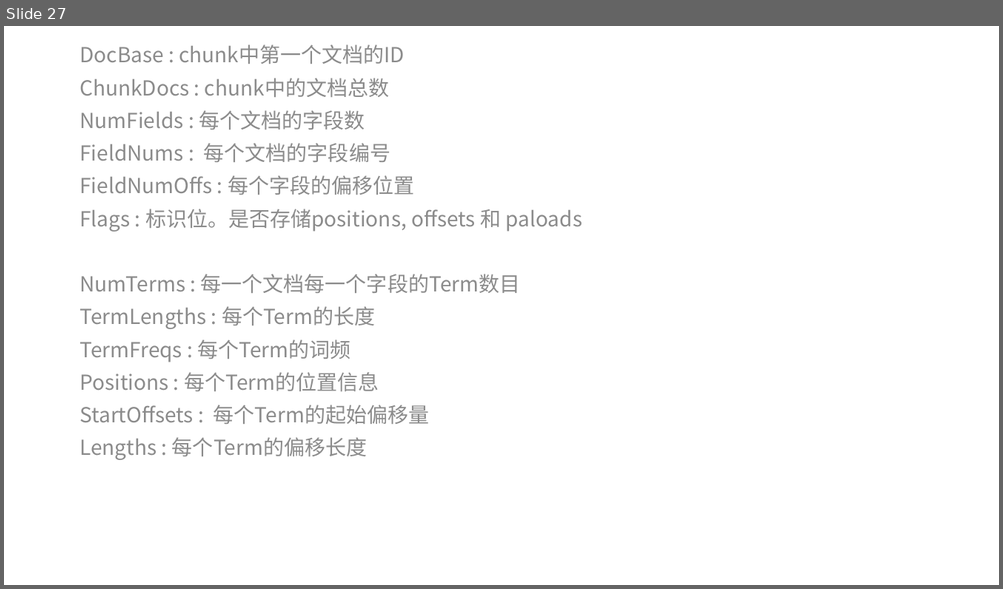
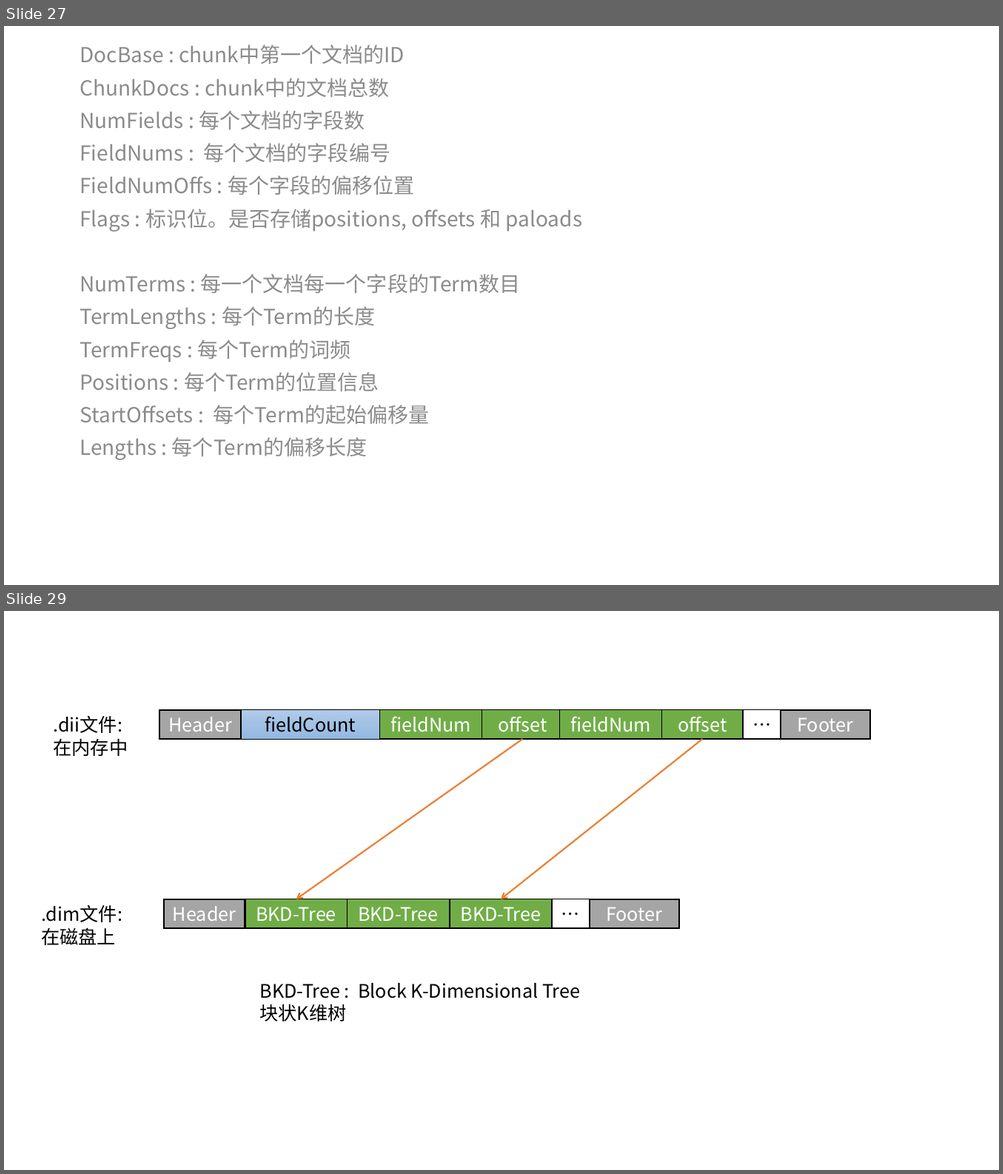
Before and after one commit to zouxiang1993/lucene-8.0.0, a slide deck: core/notes/lucene/codec/索引文件格式/Lucene索引文件.pptx. Shown one above the other, each under a label of ours: slide 27 before the commit, slides 27 and 29 after it; the slides between them are not shown. The pictures are 1003x589 and 1003x1174 pixels, drawn with LibreOffice and Linux fonts; fonts in the diff are those of the drawing. Boxes give left, top, right and bottom in pixels: in the first picture for what was removed or moved away, otherwise in the second. Text is boxed around its words. In the diff, an @@ line names an element or a change of style, - is before the commit and + after.

Commit message:
point values索引文件格式

```diff
--- a/core/notes/lucene/codec/索引文件格式/Lucene索引文件.pptx
+++ b/core/notes/lucene/codec/索引文件格式/Lucene索引文件.pptx
@@ slide 29 added at <box>4,611,999,1170</box>, background #FFFFFF @@
@@ text added at <box>54,715,128,756</box>, 18 pt, text #000000 @@
+.dii文件:
+在内存中
@@ rectangle added at <box>160,710,242,739</box>, fill #A5A5A5, outline #000000 1.5 pt, 18 pt, text #FFFFFF @@
+Header
@@ rectangle added at <box>241,710,379,739</box>, fill gradient #B1CBE9 to #A3C1E5 to #93B9E4, outline #000000 0.5 pt, 18 pt, text #000000 @@
+fieldCount
@@ rectangle added at <box>380,710,482,739</box>, fill #70AD47, outline #000000 1 pt, 18 pt, text #FFFFFF @@
+fieldNum
@@ rectangle added at <box>481,710,563,739</box>, fill #70AD47, outline #000000 1 pt, 18 pt, text #FFFFFF @@
+offset
@@ rectangle added at <box>560,710,662,739</box>, fill #70AD47, outline #000000 1 pt, 18 pt, text #FFFFFF @@
+fieldNum
@@ rectangle added at <box>662,710,743,739</box>, fill #70AD47, outline #000000 1 pt, 18 pt, text #FFFFFF @@
+offset
@@ rectangle added at <box>743,710,780,739</box>, fill #FFFFFF, outline #000000 1 pt, 18 pt, text #000000 @@
+…
@@ rectangle added at <box>781,710,871,739</box>, fill #A5A5A5, outline #000000 1.5 pt, 18 pt, text #FFFFFF @@
+Footer
@@ arrow added from (523, 739) to (296, 900), #ED7D31 1.5 pt @@
@@ arrow added from (703, 739) to (501, 900), #ED7D31 1.5 pt @@
@@ text added at <box>41,905,122,945</box>, 18 pt, text #000000 @@
+.dim文件:
+在磁盘上
@@ rectangle added at <box>164,900,245,929</box>, fill #A5A5A5, outline #000000 1.5 pt, 18 pt, text #FFFFFF @@
+Header
@@ rectangle added at <box>245,900,347,929</box>, fill #70AD47, outline #000000 1 pt, 18 pt, text #FFFFFF @@
+BKD-Tree
@@ rectangle added at <box>347,900,449,929</box>, fill #70AD47, outline #000000 1 pt, 18 pt, text #FFFFFF @@
+BKD-Tree
@@ rectangle added at <box>449,900,552,929</box>, fill #70AD47, outline #000000 1 pt, 18 pt, text #FFFFFF @@
+BKD-Tree
@@ rectangle added at <box>552,900,589,929</box>, fill #FFFFFF, outline #000000 1 pt, 18 pt, text #000000 @@
+…
@@ rectangle added at <box>589,900,678,929</box>, fill #A5A5A5, outline #000000 1.5 pt, 18 pt, text #FFFFFF @@
+Footer
@@ text added at <box>260,983,580,1022</box>, 18 pt, text #000000 @@
+BKD-Tree : Block K-Dimensional Tree
+块状K维树
```
Also in this commit, not shown: 7 slides changed, 6 other slides added, 3 other files.
